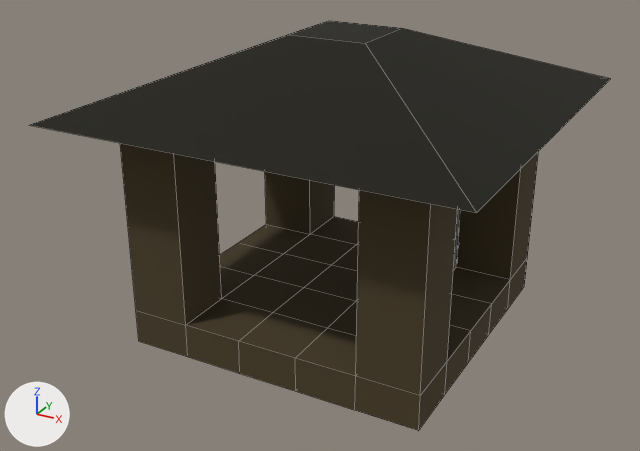
The FBX model Assets/MINE/Models/Sawmill.fbx: old version first, new version second.
The view is the same before and after, from a camera (50 mm lens) standing at (-5.5, -0.87, 3.06) and looking at (-8.08, 3.82, 0.71). Lighting does not change. The marker at lower left points along +X, +Y and +Z. Mesh edges are drawn as thin lines.

Script lines for the objects in view, before the commit:
```python
me_cube_009 = bpy.data.meshes.new('Cube.009')
me_cube_009.from_pydata(...)  # 200 vertices, 186 faces; spans x -0.36..2.36, y -0.36..2.36, z 0.0..1.96
# faces by material slot: [86, 6, 94]
me_cube_009.materials.append(mat_material_003)  # brown #493d24
me_cube_009.materials.append(mat_material_004)  # black #19180b
me_cube_009.materials.append(mat_material_016)  # brown #3b291d
ob_cube_006 = bpy.data.objects.new('Cube.006', me_cube_009)
ob_cube_006.location = (-9.0, 3.0, 0.0)
```
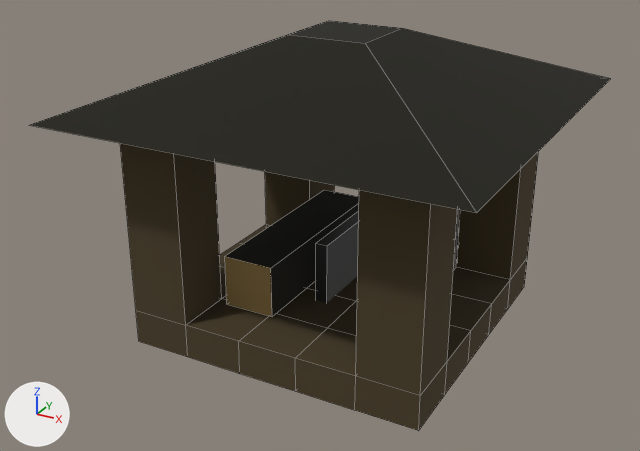
Where the change shows, as pixel boxes (x1, y1, x2, y2) in the pictures (640 x 451 px):
part 1 of me_cube_009, added (black)
    after: (316, 211, 359, 303)
part 2 of me_cube_009, added
    after: (225, 190, 359, 317)

The change, as a diff of the scene's bpy script:
```diff
--- a/Assets/MINE/Models/Sawmill.fbx.py
+++ b/Assets/MINE/Models/Sawmill.fbx.py
@@ mat_material_008 @@
+mat_material_008 = principled_material('Material.008')
+mat_material_008.base_color = (0.0311, 0.0311, 0.0311)  # black #313131
+mat_material_008.metallic = 0.323
@@ mat_material_014 @@
+mat_material_014 = principled_material('Material.014')
+mat_material_014.base_color = (0.303, 0.202, 0.0694)  # brown #967c4a
+mat_material_014.roughness = 1.0
@@ me_cube_009 @@
 me_cube_009.from_pydata(...)  # 200 vertices, 186 faces; spans x -0.36..2.36, y -0.36..2.36, z 0.0..1.96
 # used by ob_cube_006; location = (-9.0, 3.0, 0.0)
 # verts and faces of me_cube_009; kept vertices keep their numbers, new ones are numbered from 200
+# me_cube_009 part 1: a new loose piece, a box spanning x 0.958..1.042, y 0.688..1.312, z 0.14..0.649, in mat_material_008 (black #313131)
+# me_cube_009 part 2
+verts[200] = (0.49, 0.33, 0.25)  # pixel (226, 304)
+verts[201] = (0.49, 0.33, 0.6)  # pixel (224, 256)
+verts[202] = (0.49, 1.67, 0.25)
+verts[203] = (0.49, 1.67, 0.6)  # pixel (324, 189)
+for new, old in zip([*range(204, 208)], [*range(200, 204)]): verts[new] = verts[old] + (0.35, 0.0, 0.0)
+faces += [(200, 201, 203, 202), (204, 206, 207, 205), (200, 202, 206, 204), (201, 205, 207, 203)]  # mat_material_004 (black #19180b)
+faces += [(202, 203, 207, 206), (200, 204, 205, 201)]  # mat_material_014 (brown #967c4a)
 me_cube_009.materials.append(mat_material_003)
@@ me_cube_009 @@
 me_cube_009.materials.append(mat_material_016)
+me_cube_009.materials.append(mat_material_008)  # black #313131
+me_cube_009.materials.append(mat_material_014)  # brown #967c4a
```
